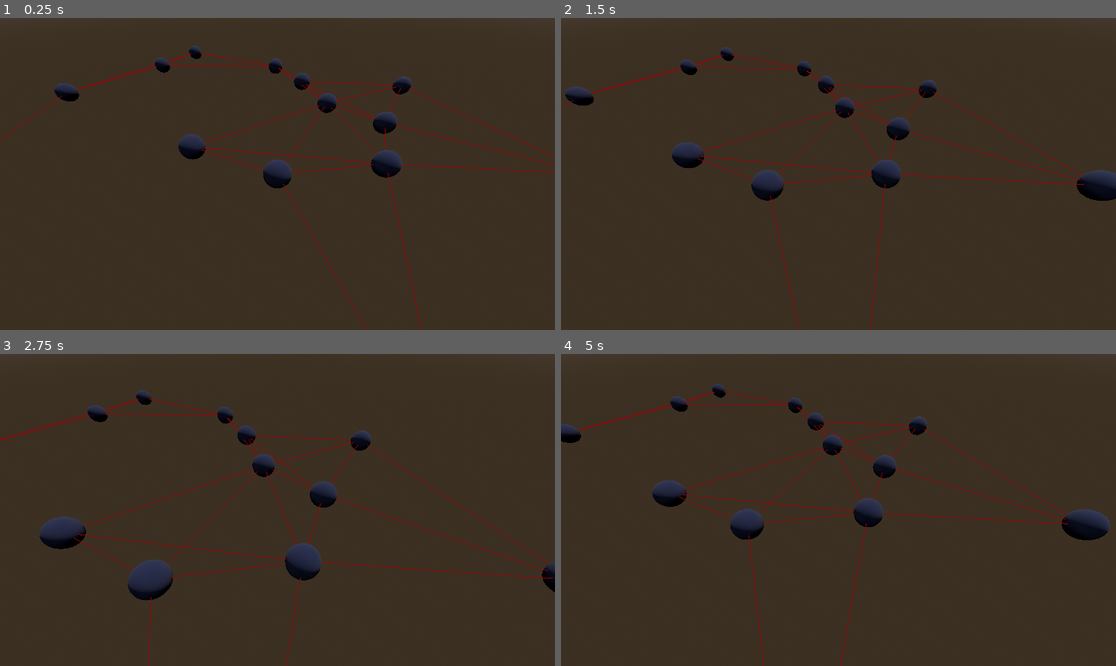
Above: before the commit, frames 1-4 (two rows, left to right).
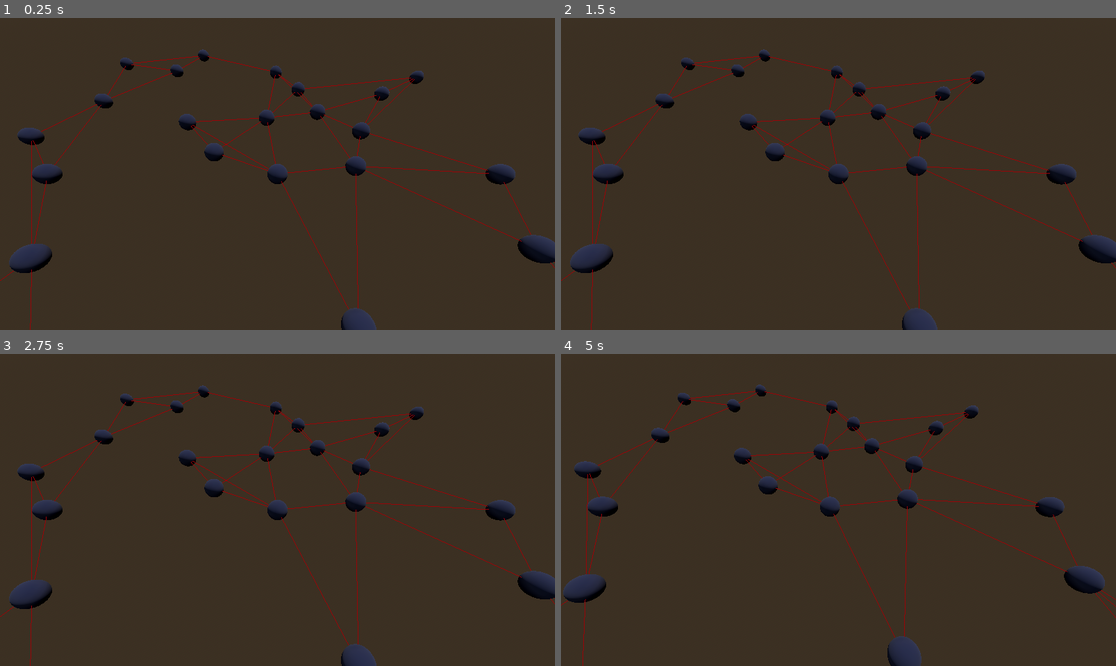
Above: after the commit, the same moments.

Repository: pastthepixels/cosmic-landlord
Game: Godot game, scene res://scenes/planet_screen/planet_screen.tscn
Same seed, same stepped clock (60 frames per second), same inputs: the game is played once before the commit and once after it. This scene is started directly instead of the project's main scene.
Inputs (mouse positions are in pixels of both pictures, inside the frame that each line leads up to):
- Up to frame 1 (0.25 s): no input
- Up to frame 2 (1.5 s): tap Enter at 0.5 s; move the mouse to (960, 158) at 0.52 s; click (960, 158) at 0.67 s; move the mouse to (727, 189) at 1.27 s; click (727, 189) at 1.42 s
- Up to frame 3 (2.75 s): move the mouse to (333, 441) at 2.02 s; click (333, 441) at 2.17 s
- Up to frame 4 (5 s): move the mouse to (810, 572) at 2.77 s; click (810, 572) at 2.92 s; move the mouse to (1005, 556) at 3.52 s; click (1005, 556) at 3.67 s; move the mouse to (672, 463) at 4.27 s; click (672, 463) at 4.42 s

The runs differ from the first frame. In frame 1, 7.0% of the frame differs, in the area x 0-100%, y 8-100%; in frame 2, 8.3%; in frame 3, 8.9%, in the area x 0-100%, y 10-100%; in frame 4, 8.5%.

Commit message:
Add scrolling to camera controls

Diff:
--- a/scenes/planet_screen/Camera3D.gd
+++ b/scenes/planet_screen/Camera3D.gd
@@ -1,8 +1,10 @@
-extends Camera3D
+extends SpringArm3D
 
 @export var speed : float = 50;
 
 @export var movement_threshold = 0.2;
+
+@export var max_zoom : int = 10
 
 var movement_velocity = Vector3()
 
@@ -23,6 +25,14 @@
 		mouse_pos_normalized.y < (movement_threshold) or \
 		mouse_pos_normalized.x > (1 - movement_threshold) or \
 		mouse_pos_normalized.x < (movement_threshold):
-		var amount = (mouse_pos_normalized - Vector2(0.5, 0.5)) * speed * delta
+		var amount = (mouse_pos_normalized - Vector2(0.5, 0.5)) * speed * delta * (spring_length / max_zoom)
 		movement_velocity.z = amount.y
 		movement_velocity.x = amount.x
+
+func _input(event):
+	# Scrolling
+	if event is InputEventMouseButton:
+		if event.button_index == MOUSE_BUTTON_WHEEL_UP and spring_length - 1  >= 1:
+			spring_length -= 1
+		if event.button_index == MOUSE_BUTTON_WHEEL_DOWN and spring_length + 1 <= max_zoom:
+			spring_length += 1
--- a/scenes/planet_screen/planet_screen.tscn
+++ b/scenes/planet_screen/planet_screen.tscn
@@ -20,6 +20,7 @@
 
 [node name="PlanetScreen" type="Node3D"]
 script = ExtResource("1_2l1pr")
+planets = 30
 
 [node name="WorldEnvironment" type="WorldEnvironment" parent="."]
 environment = SubResource("Environment_tsvpn")
@@ -28,11 +29,13 @@
 transform = Transform3D(-0.866025, -0.433013, 0.25, 0, 0.5, 0.866025, -0.5, 0.75, -0.433013, 0, 0, 0)
 shadow_enabled = true
 
-[node name="Camera3D" type="Camera3D" parent="."]
-transform = Transform3D(1, 0, 0, 0, 0.707107, 0.707107, 0, -0.707107, 0.707107, 0, 5, 5)
+[node name="SpringArm3D" type="SpringArm3D" parent="."]
+transform = Transform3D(1, 0, 0, 0, 0.642788, 0.766044, 0, -0.766044, 0.642788, 0, 0, 0)
+spring_length = 10.0
 script = ExtResource("1_du1fq")
-speed = 15.0
-movement_threshold = 0.3
+
+[node name="Camera3D" type="Camera3D" parent="SpringArm3D"]
+transform = Transform3D(1, 0, 0, 0, 1, 0, 0, 0, 1, 0, 0, 5)
 
 [node name="Planets" type="Node3D" parent="."]
 
